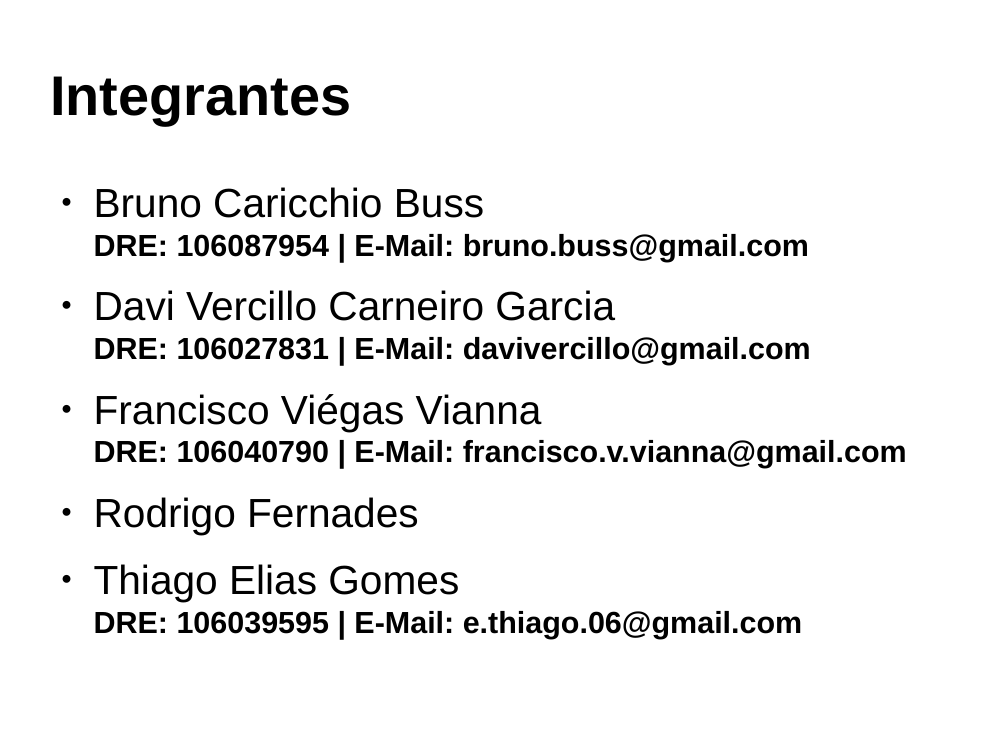
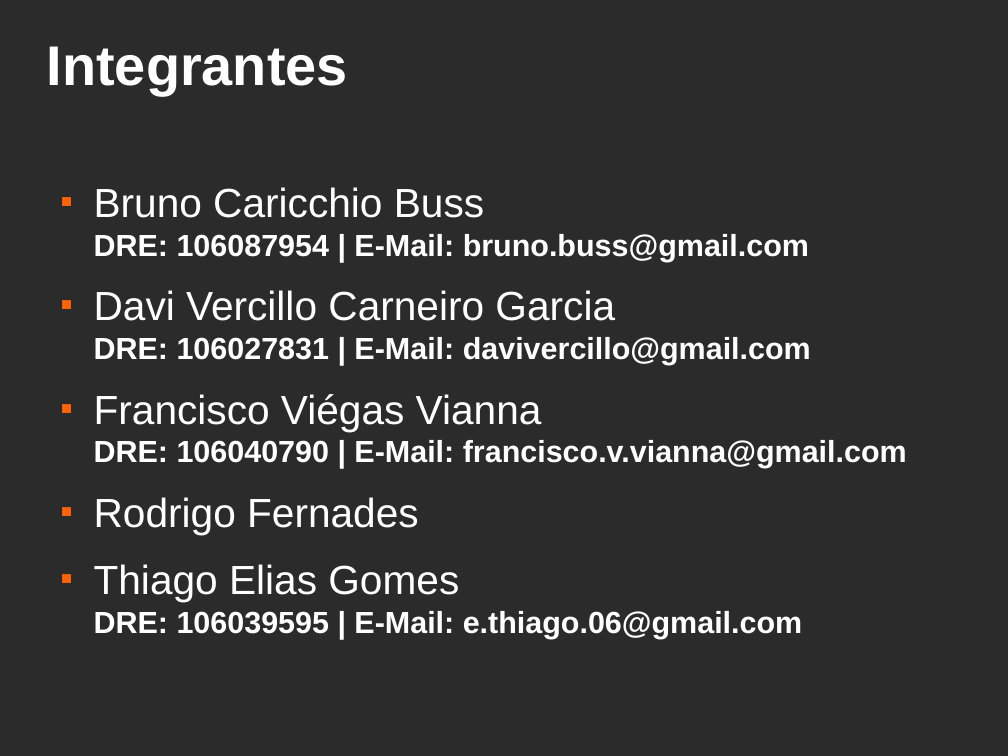
Before and after one commit to brunobuss/lojasim, a slide deck: slide 3 of docs/Apresentação_SO.odp. Drawn at 1008x756 pixels with LibreOffice and Linux fonts; fonts in the diff are those of the drawing; background and template pictures are left out; a plain dark background stands for a picture behind light text. Boxes give left, top, right and bottom in pixels: in the first picture for what was removed or moved away, otherwise in the second. Text is boxed around its words. In the diff, an @@ line names an element or a change of style, - is before the commit and + after.

```diff
--- a/docs/Apresentação_SO.odp
+++ b/docs/Apresentação_SO.odp
@@ background #FFFFFF to picture (left out) @@
@@ title "Integrantes": place and size @@
-title "Integrantes" at <box>50,76,351,125</box>
+title "Integrantes" at <box>47,46,348,95</box>
@@ title "Integrantes" at <box>47,46,348,95</box>: text colour #000000 to #FFFFFF @@
@@ text "Bruno Caricchio Buss DRE: 106087954 ..." at <box>94,187,907,638</box>: text colour #000000 to #FFFFFF; bullet ● to ■; bullet colour #000000 to #FF6309 @@
```
Also in this commit, not shown: 13 other slides changed, 1 other file.
